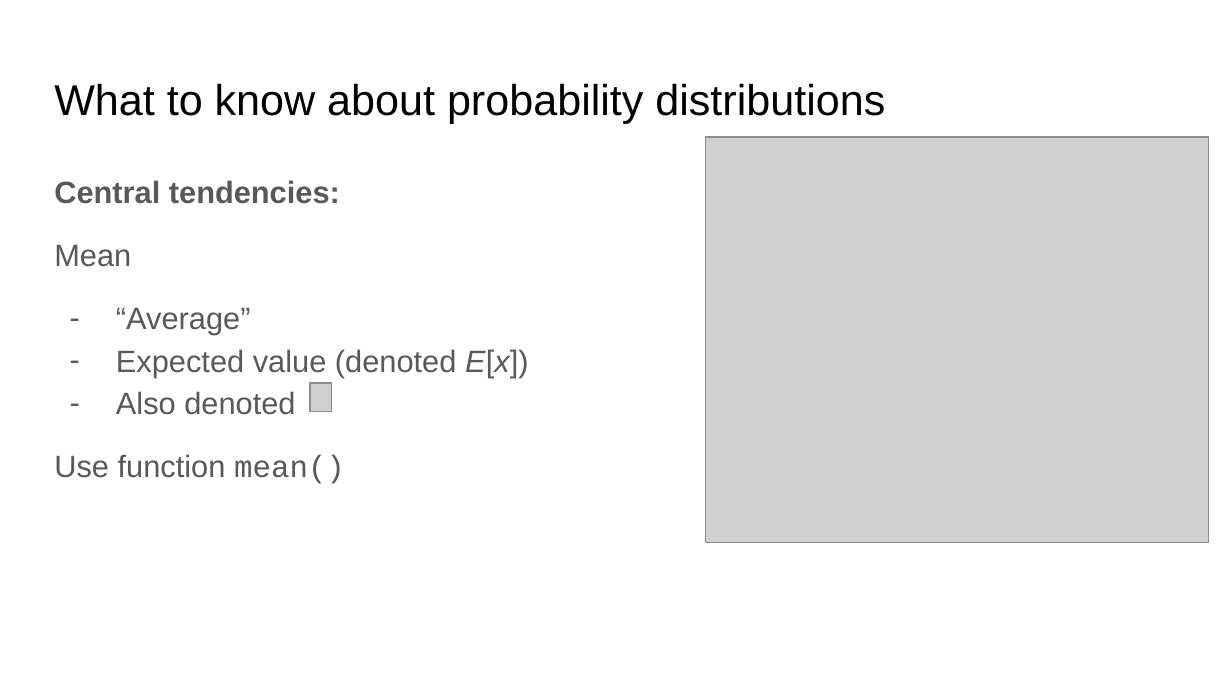
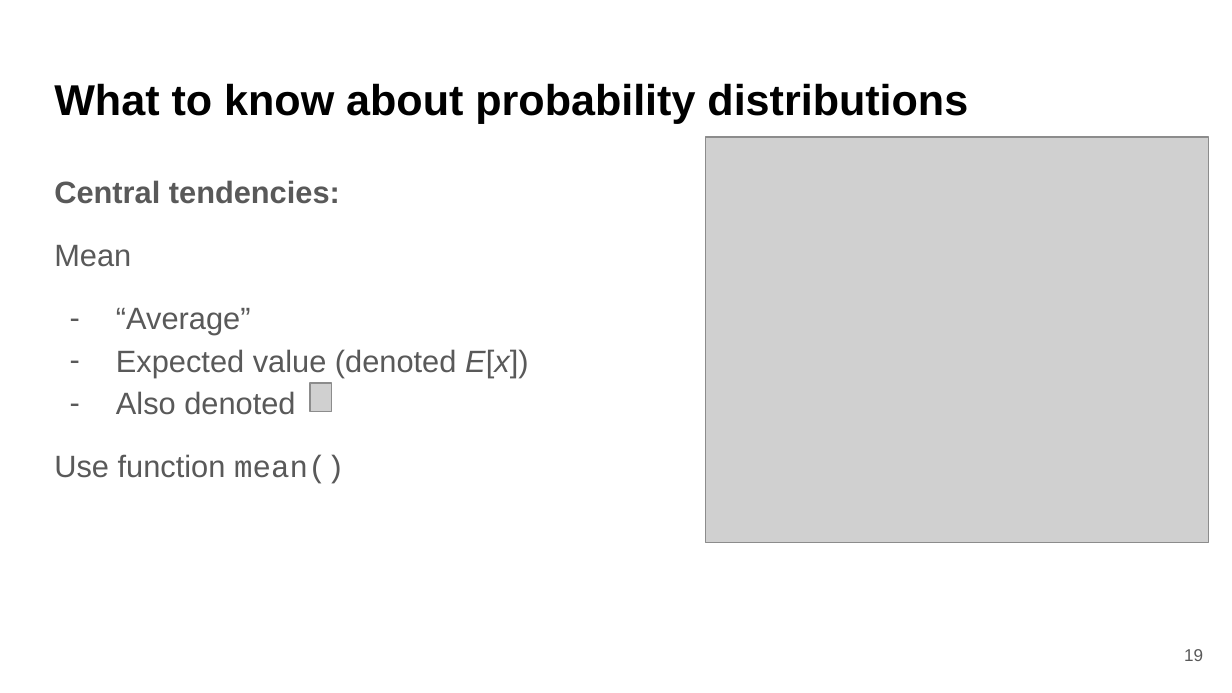
Before and after one commit to bmaitner/biometry_course, a slide deck: slide 19 of lectures/Lecture_11_probability.pptx (slide 14 before the commit). Drawn at 1232x693 pixels with LibreOffice and Linux fonts; fonts in the diff are those of the drawing; grey boxes stand for pictures. Boxes give left, top, right and bottom in pixels: in the first picture for what was removed or moved away, otherwise in the second. Text is boxed around its words. In the diff, an @@ line names an element or a change of style, - is before the commit and + after.

```diff
--- a/lectures/Lecture_11_probability.pptx
+++ b/lectures/Lecture_11_probability.pptx
@@ title "What to know about probability ..." at bbox=[54, 83, 968, 123]: bold on @@
@@ page number added at bbox=[1184, 649, 1203, 661], 10 pt, text #595959 @@
+19
```
Also in this commit, not shown: 21 other slides changed, 6 slides added, 1 slide removed, 1 other file.
